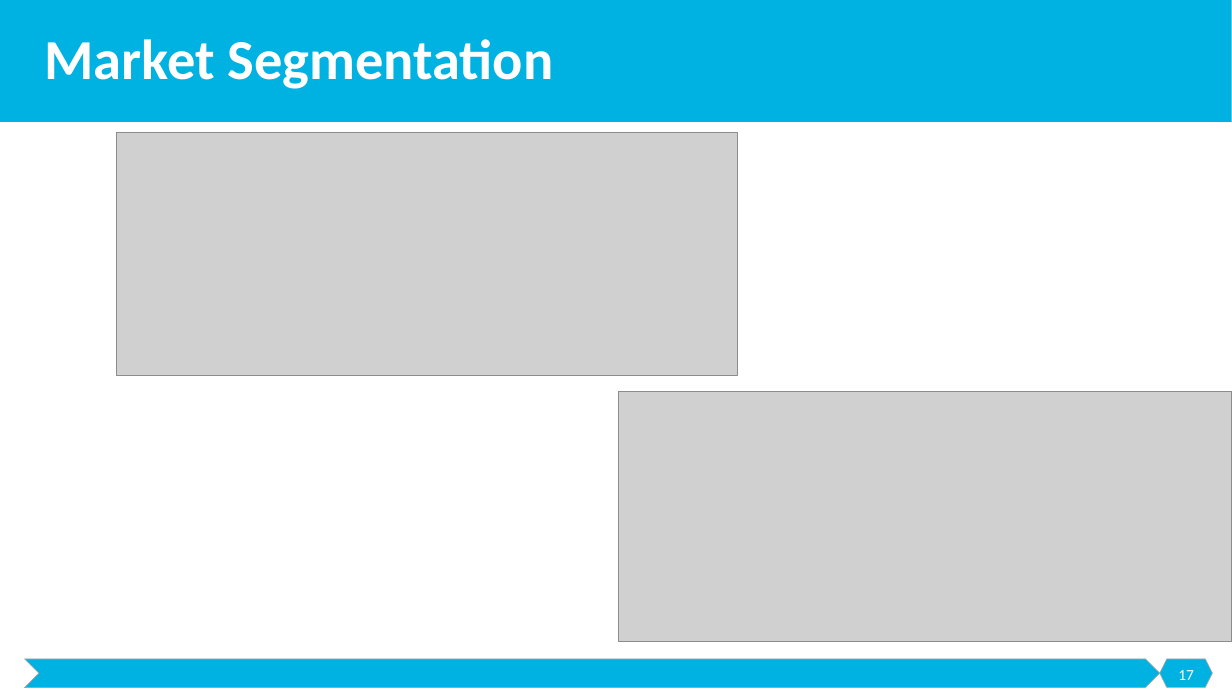
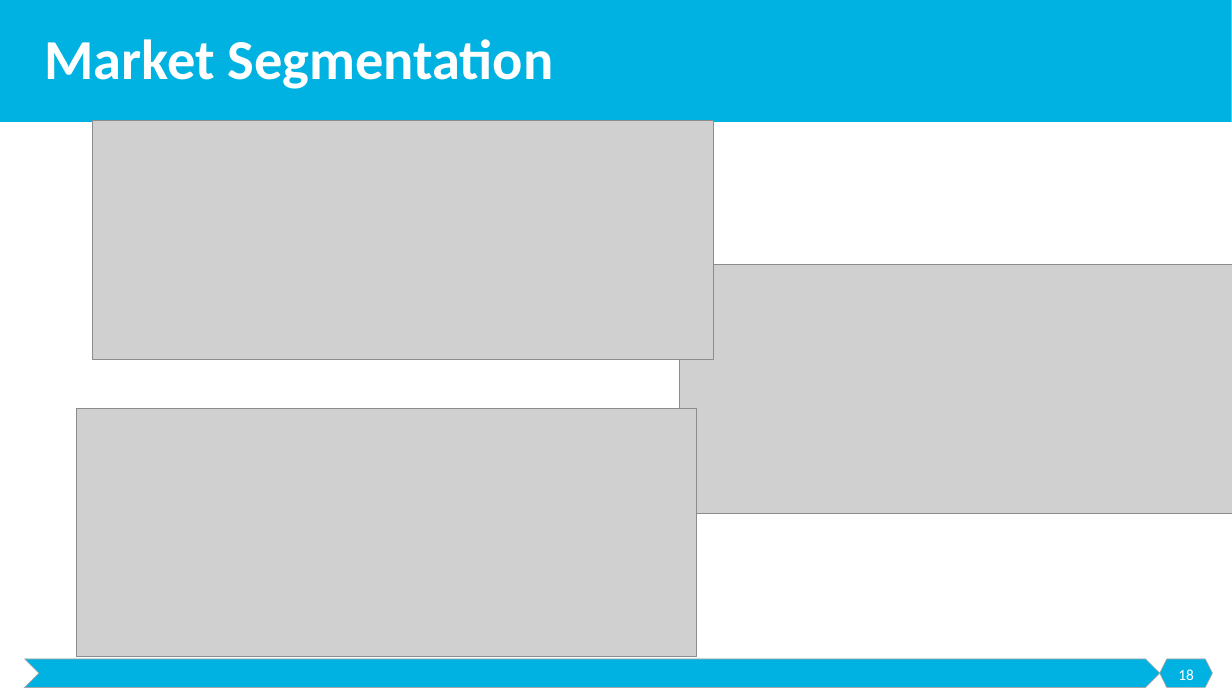
Before and after one commit to malenezi/malenezi, a slide deck: slide 18 of SE495/Lectures/3-Ideation and Design/Ideation and Design.pptx (slide 17 before the commit). Drawn at 1232x693 pixels with LibreOffice and Linux fonts; fonts in the diff are those of the drawing; grey boxes stand for pictures. Boxes give left, top, right and bottom in pixels: in the first picture for what was removed or moved away, otherwise in the second. Text is boxed around its words. In the diff, an @@ line names an element or a change of style, - is before the commit and + after.

```diff
--- a/SE495/Lectures/3-Ideation and Design/Ideation and Design.pptx
+++ b/SE495/Lectures/3-Ideation and Design/Ideation and Design.pptx
@@ picture: place and size @@
-picture at [116, 133, 738, 376]
+picture at [92, 121, 714, 360]
@@ picture: place and size @@
-picture at [619, 391, 1232, 641]
+picture at [680, 265, 1232, 514]
@@ picture added at [76, 409, 696, 657] @@
@@ page number at [1178, 669, 1194, 680]: text changed @@
-17
+18
```
Also in this commit, not shown: 1 slide added, 2 other files.
